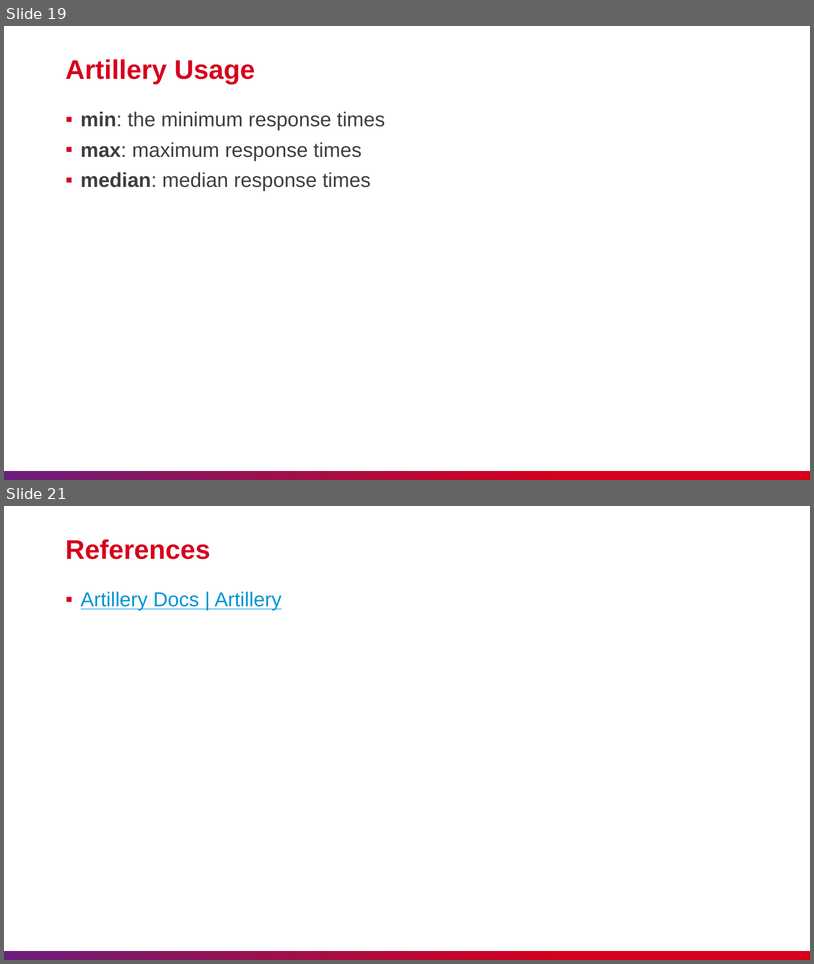
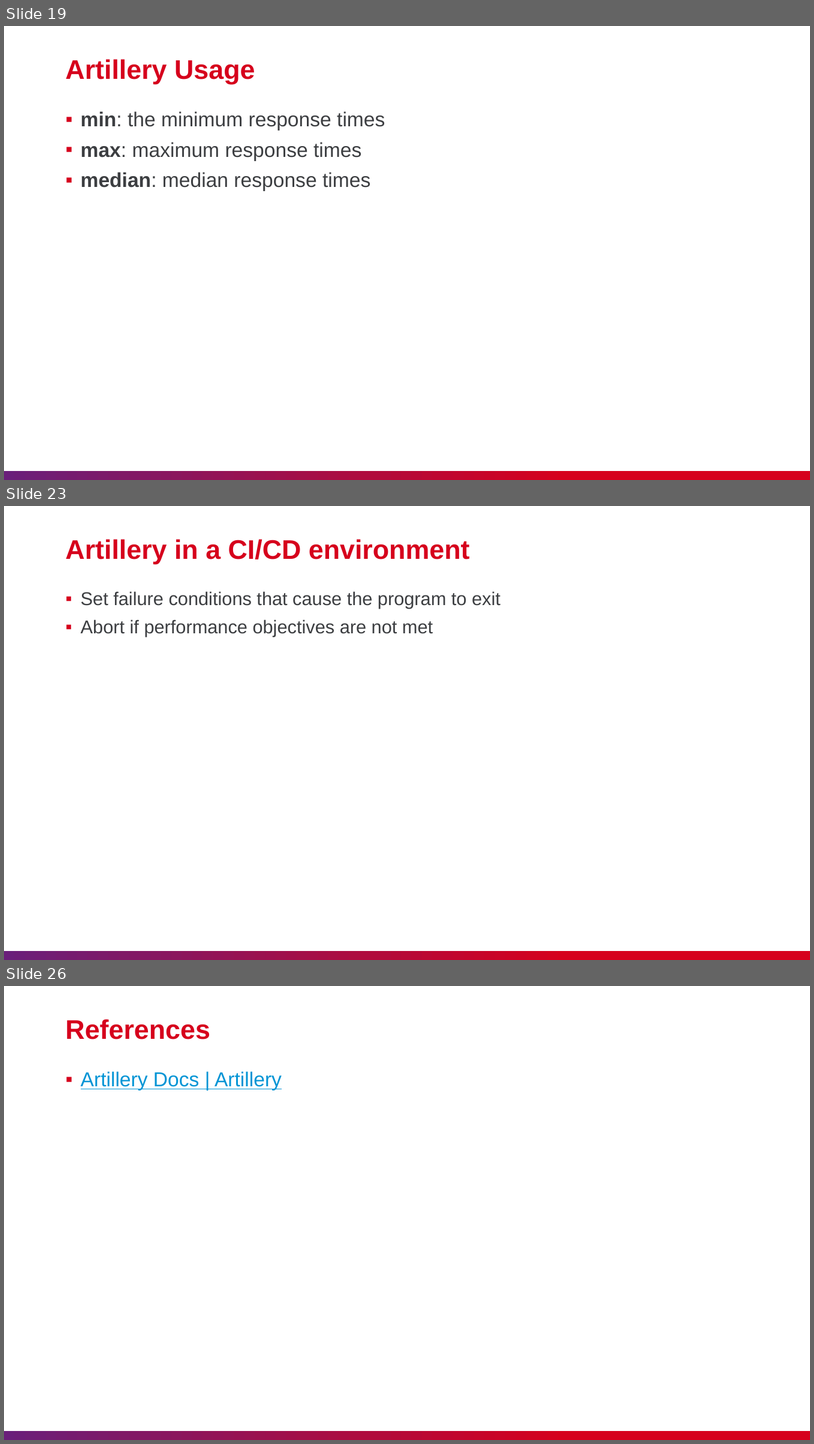
Before and after one commit to nashtech-garage/nodejs-vite-js_load_test, a slide deck: artillery/slide/NT_Artillery.pptx. Shown one above the other, each under a label of ours: slides 19 and 21 before the commit, slides 19, 23 and 26 after it; the slides between them are not shown. The pictures are 814x964 and 814x1444 pixels, drawn with LibreOffice and Linux fonts; fonts in the diff are those of the drawing. Boxes give left, top, right and bottom in pixels: in the first picture for what was removed or moved away, otherwise in the second. Text is boxed around its words. In the diff, an @@ line names an element or a change of style, - is before the commit and + after.

```diff
--- a/artillery/slide/NT_Artillery.pptx
+++ b/artillery/slide/NT_Artillery.pptx
@@ slide 23 added at bbox=[4, 506, 810, 960], background #FFFFFF; not listed: 1 template element that a slide beside it also shows @@
@@ title added at bbox=[65, 539, 470, 564], 32 pt, text #D6001C, bold @@
+Artillery in a CI/CD environment
@@ text added at bbox=[81, 591, 501, 637], 22 pt, text #3C3E41 @@
+▪ Set failure conditions that cause the program to exit
+▪ Abort if performance objectives are not met
@@ what was slide 21 is now slide 26 @@
```
Also in this commit, not shown: 2 slides changed, 4 other slides added.
